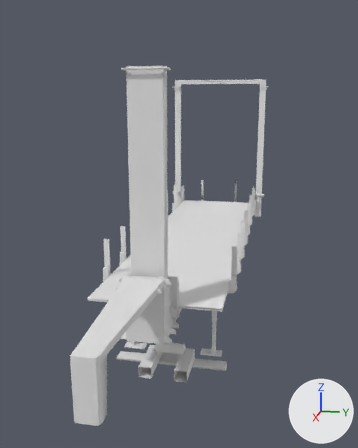
One commit to the FBX model road_train_trailer/meshes/trucks/tuning/main.fbx: the scene before it, then after it.
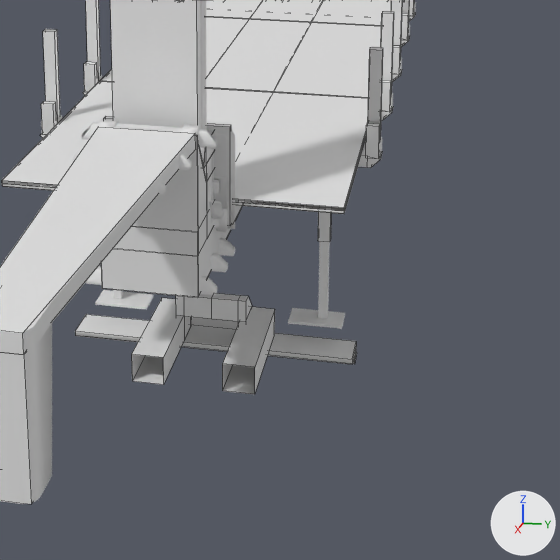
Old and new are each drawn whole from a 50 mm lens placed at (0.106, 0.0226, 0.0607), pointed at (-0.0195, -0.0025, 0.0293) and again close up on the part from 24% to 86% of the width and 51% to 100% of the height. Arrows for +X, +Y and +Z are at lower right; the lights stay in place. The close-ups show mesh edges as thin lines. Where no turn or scale is listed for an object, it has been applied to the vertices.

Objects in the first close-up: 'cdt_Body', 'cdt_BoneLeg', 'cdt_Hitch', 'cdt_Lift', 'lift', 'main'.
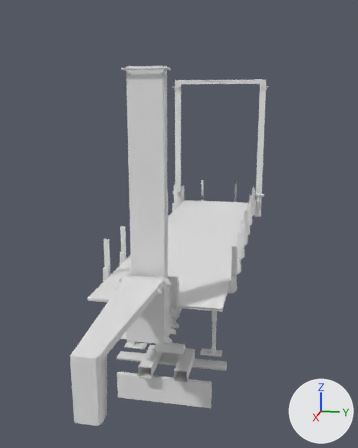
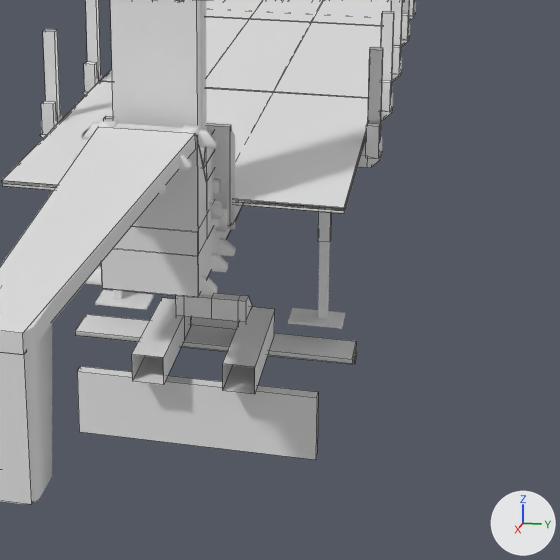
Pixel boxes [x1, y1, x2, y2] of what changed, in the close-ups (560 x 560 px):
'cdt_Flap', added: after [77, 366, 318, 460]

The change, as a diff of the scene's bpy script:
```diff
--- a/road_train_trailer/meshes/trucks/tuning/main.fbx.py
+++ b/road_train_trailer/meshes/trucks/tuning/main.fbx.py
@@ me_cube_006 @@
+me_cube_006.from_pydata(...)  # a box spanning x 0.0081..0.009, y -0.0111..0.0104, z -0.0051..0.001
@@ ob_cdt_flap @@
+ob_cdt_flap = bpy.data.objects.new('cdt_Flap', me_cube_006)
+ob_cdt_flap.location = (0.0, 0.0, -0.0003)
```
